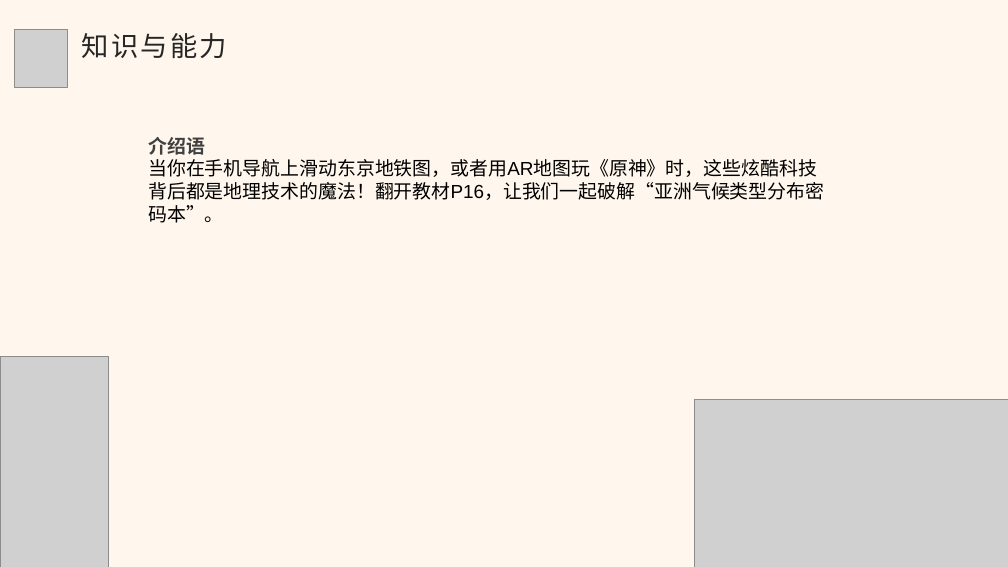
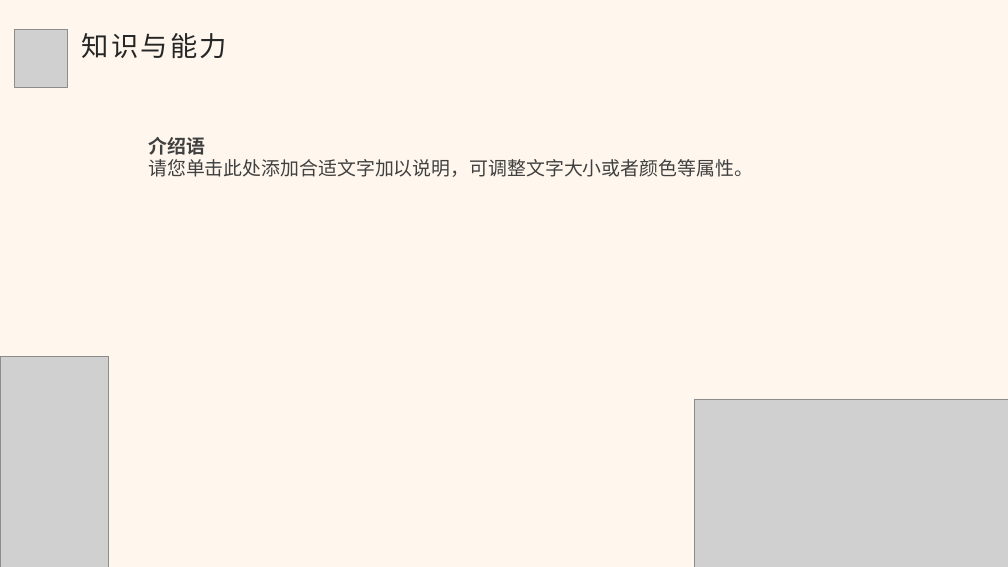
Before and after one commit to AlanHootman/ppt_assistant, a slide deck: slide 10 of scripts/init_data/ppt_analysis/1/黄色小清新文艺工作总结ppt模板.pptx. Drawn at 1008x567 pixels with LibreOffice and Linux fonts; fonts in the diff are those of the drawing; grey boxes stand for pictures; background and template pictures are left out. Boxes give left, top, right and bottom in pixels: in the first picture for what was removed or moved away, otherwise in the second. Text is boxed around its words. In the diff, an @@ line names an element or a change of style, - is before the commit and + after.

```diff
--- a/scripts/init_data/ppt_analysis/1/黄色小清新文艺工作总结ppt模板.pptx
+++ b/scripts/init_data/ppt_analysis/1/黄色小清新文艺工作总结ppt模板.pptx
@@ text at bbox=[148, 159, 753, 177]: text changed; font Arial to Noto Sans CJK SC; text colour #000000 to #404040 @@
-当你在手机导航上滑动东京地铁图，或者用AR地图玩《原神》时，这些炫酷科技背后都是地理技术的魔法！翻开教材P16，让我们一起破解“亚洲气候类型分布密码本”。
+请您单击此处添加合适文字加以说明，可调整文字大小或者颜色等属性。
```
Also in this commit, not shown: 19 other slides changed, 1 other file.
